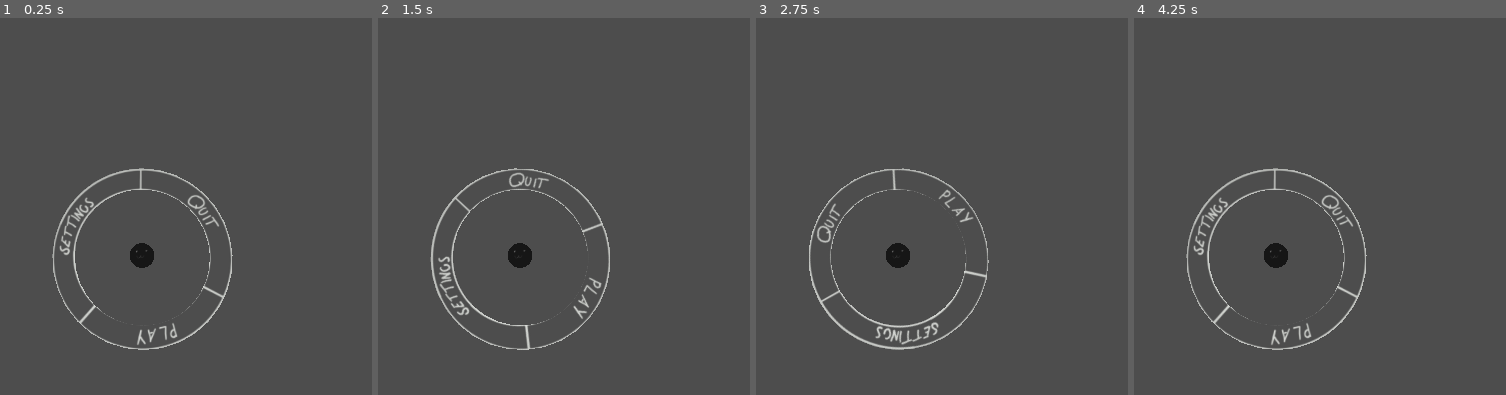
Above: before the commit, frames 1-4 (left to right).
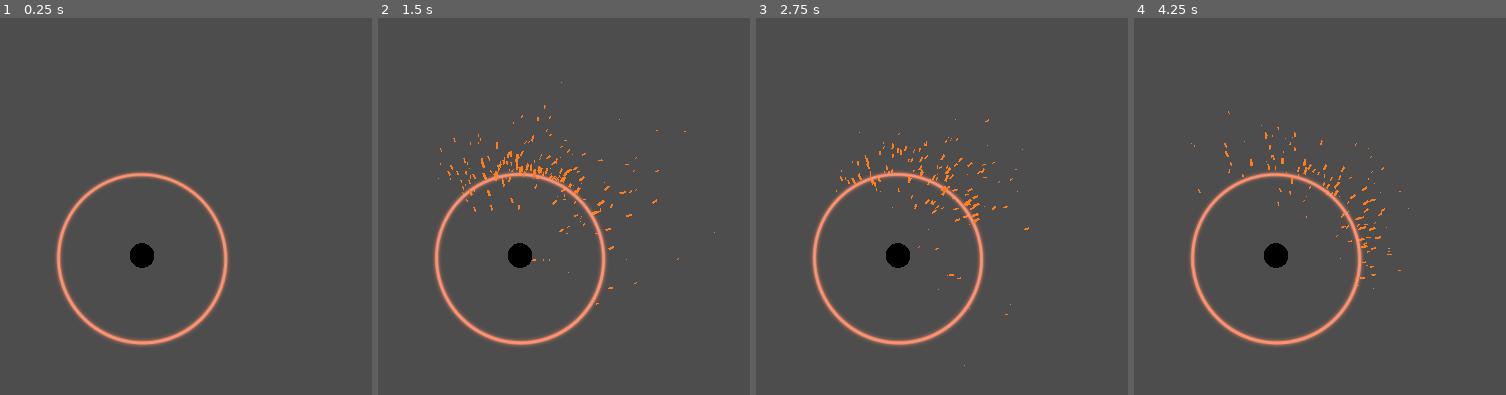
Above: after the commit, the same moments.

Repository: elpozewaunig/SacrilegiousTerminus
Game: Godot game, scene res://scenes/MainMenu/MainMenu.tscn
Two runs of this game, one before a commit and one after it. Both use one fixed random seed, a clock stepped at 60 frames per second and the inputs below. This scene is started directly instead of the project's main scene.
Inputs:
- Up to frame 1 (0.25 s): no input
- Up to frame 2 (1.5 s): tap Enter at 0.5 s; hold Right (input-right) 0.53-1.28 s; tap Down (input-before) at 0.6 s; hold A (input-left) from 1.28 s (still down); tap Space (input-next) at 1.35 s
- Up to frame 3 (2.75 s): release A (input-left) at 2.03 s; hold Right (input-right) from 2.03 s (still down); tap 1 (temporaryNewSpinCommand) at 2.1 s
- Up to frame 4 (4.25 s): tap Down (input-before) at 2.85 s; release Right (input-right) at 3.53 s; hold A (input-left) from 3.53 s (still down); tap Space (input-next) at 3.6 s

The runs differ from the first frame. In frame 1, 4.1% of the frame differs, in the area x 13-63%, y 39-89%; in frame 2, 4.8%, in the area x 13-91%, y 16-89%; in frame 3, 4.6%; in frame 4, 4.6%.

Commit message:
Wheeeeeze wheeel

Diff:
--- a/code/rotateToAngle.gd
+++ b/code/rotateToAngle.gd
@@ -3,6 +3,7 @@
 var goalRotationAngle: int = 0
 @export var segmentCount: int
 @export var T: int = 1
+@export var particle: Node3D
 var angleChange: float
 
 
@@ -14,20 +15,32 @@
 
 # Called every frame. 'delta' is the elapsed time since the previous frame.
 func _process(delta: float) -> void:
-
 	#rotate
 	if rotation_degrees.y < goalRotationAngle:
 		@warning_ignore("integer_division") # is intended
 		rotation_degrees.y += 360/T * delta
+		if not particle==null:
+			particle.get_child(1).emitting=true
 		if rotation_degrees.y > goalRotationAngle:
 			rotation_degrees.y = goalRotationAngle
+			if not particle==null:
+				particle.get_child(1).emitting=false
 	elif rotation_degrees.y > goalRotationAngle:
+		if not particle==null:
+			particle.get_child(1).emitting=true
 		@warning_ignore("integer_division") # is intended
 		rotation_degrees.y -= 360/T * delta
 		if rotation_degrees.y < goalRotationAngle:
 			rotation_degrees.y = goalRotationAngle
+			if not particle==null:
+				particle.get_child(1).emitting=false
+	else:
+		if not particle==null:
+			particle.get_child(1).emitting=false
 
 
+func turnOF():
+	particle.visible=false
 func changeAngle(changeToLeft: bool) -> void:
 	if changeToLeft:
 		@warning_ignore("narrowing_conversion") # is intended
--- a/scenes/FightScenes/TheChurch/TheChurch.tscn
+++ b/scenes/FightScenes/TheChurch/TheChurch.tscn
@@ -2,7 +2,7 @@
 
 [ext_resource type="Texture2D" uid="uid://0xx8lsd3qsf7" path="res://scenes/FightScenes/placeholders/14526816-strichmannchen-stickman-symbol-piktogramm-einfach-vektor-removebg-preview.png" id="2_t5gke"]
 [ext_resource type="ArrayMesh" uid="uid://qacqpw4p6l44" path="res://scenes/FightScenes/TheChurch/3DFront/Church1.obj" id="3_86ghy"]
-[ext_resource type="PackedScene" uid="uid://ccelpifkgb5xq" path="res://scenes/SpellCastWheel/SpellCastWheel.tscn" id="4_d7x5v"]
+[ext_resource type="PackedScene" uid="uid://ccelpifkgb5xq" path="res://scenes/SpellCastWheel/ManualWheel.tscn" id="4_d7x5v"]
 
 [sub_resource type="ProceduralSkyMaterial" id="ProceduralSkyMaterial_xoc00"]
 
--- a/scenes/FightScenes/TheCountrySide/TheCountrySide.tscn
+++ b/scenes/FightScenes/TheCountrySide/TheCountrySide.tscn
@@ -1,7 +1,7 @@
 [gd_scene load_steps=10 format=3 uid="uid://bihqmqmhy5qrk"]
 
 [ext_resource type="Texture2D" uid="uid://0xx8lsd3qsf7" path="res://scenes/FightScenes/placeholders/14526816-strichmannchen-stickman-symbol-piktogramm-einfach-vektor-removebg-preview.png" id="1_jmr8u"]
-[ext_resource type="PackedScene" uid="uid://ccelpifkgb5xq" path="res://scenes/SpellCastWheel/SpellCastWheel.tscn" id="2_2k6fj"]
+[ext_resource type="PackedScene" uid="uid://ccelpifkgb5xq" path="res://scenes/SpellCastWheel/ManualWheel.tscn" id="2_2k6fj"]
 [ext_resource type="Texture2D" uid="uid://c1jpuah8esq03" path="res://scenes/FightScenes/placeholders/tweet-shiraaa-picsart-02-06-06-47-29-removebg-preview.png" id="2_8jbw0"]
 [ext_resource type="Texture2D" uid="uid://btjnrke4c1pf3" path="res://scenes/FightScenes/TheMountain/Skybox/spacenopink.jpg" id="3_g3qk6"]
 [ext_resource type="ArrayMesh" uid="uid://doauu2not8aks" path="res://scenes/FightScenes/TheCountrySide/CountrySide1.obj" id="5_vwdhb"]
--- a/scenes/FightScenes/TheMountain/TheMountain.tscn
+++ b/scenes/FightScenes/TheMountain/TheMountain.tscn
@@ -3,7 +3,7 @@
 [ext_resource type="ArrayMesh" uid="uid://dgxd07skcrmye" path="res://scenes/FightScenes/TheMountain/3DFront/cliffside.obj" id="1_a22vp"]
 [ext_resource type="Texture2D" uid="uid://0xx8lsd3qsf7" path="res://scenes/FightScenes/placeholders/14526816-strichmannchen-stickman-symbol-piktogramm-einfach-vektor-removebg-preview.png" id="2_u43d2"]
 [ext_resource type="Texture2D" uid="uid://c1jpuah8esq03" path="res://scenes/FightScenes/placeholders/tweet-shiraaa-picsart-02-06-06-47-29-removebg-preview.png" id="3_1ijaa"]
-[ext_resource type="PackedScene" uid="uid://ccelpifkgb5xq" path="res://scenes/SpellCastWheel/SpellCastWheel.tscn" id="4_v1hvn"]
+[ext_resource type="PackedScene" uid="uid://ccelpifkgb5xq" path="res://scenes/SpellCastWheel/ManualWheel.tscn" id="4_v1hvn"]
 [ext_resource type="Material" uid="uid://di53o2e08jnik" path="res://scenes/FightScenes/TheMountain/Skybox/SpaceSkyBox.tres" id="5_x87l0"]
 [ext_resource type="Texture2D" uid="uid://clo06kexhsdk5" path="res://scenes/FightScenes/TheMountain/ParallaxLayerTexts/layer1.png" id="6_k1qaw"]
 [ext_resource type="Texture2D" uid="uid://bqessv6mtjusq" path="res://scenes/FightScenes/TheMountain/ParallaxLayerTexts/layer2.png" id="7_3qoeg"]
@@ -25,7 +25,7 @@
 [sub_resource type="CameraAttributesPractical" id="CameraAttributesPractical_nx174"]
 exposure_multiplier = 0.437
 
-[node name="TheRift" type="Node3D"]
+[node name="TheRift2" type="Node3D"]
 
 [node name="Camera3D" type="Camera3D" parent="."]
 transform = Transform3D(1, 0, 0, 0, 0.992546, -0.121869, 0, 0.121869, 0.992546, 0.23, 0.415, -0.435)
--- a/scenes/FightScenes/TheVillage/TheVillage.tscn
+++ b/scenes/FightScenes/TheVillage/TheVillage.tscn
@@ -1,7 +1,7 @@
 [gd_scene load_steps=11 format=3 uid="uid://cuwok6iq6ff7t"]
 
 [ext_resource type="Texture2D" uid="uid://0xx8lsd3qsf7" path="res://scenes/FightScenes/placeholders/14526816-strichmannchen-stickman-symbol-piktogramm-einfach-vektor-removebg-preview.png" id="1_s5lov"]
-[ext_resource type="PackedScene" uid="uid://ccelpifkgb5xq" path="res://scenes/SpellCastWheel/SpellCastWheel.tscn" id="3_7ijdh"]
+[ext_resource type="PackedScene" uid="uid://ccelpifkgb5xq" path="res://scenes/SpellCastWheel/ManualWheel.tscn" id="3_7ijdh"]
 [ext_resource type="Texture2D" uid="uid://btjnrke4c1pf3" path="res://scenes/FightScenes/TheMountain/Skybox/spacenopink.jpg" id="4_uygc6"]
 [ext_resource type="ArrayMesh" uid="uid://besrpbginhriq" path="res://scenes/FightScenes/TheVillage/3DFront/Village1.obj" id="5_ugspl"]
 [ext_resource type="Texture2D" uid="uid://txddjmwdrtoo" path="res://scenes/FightScenes/TheVillage/ParallaxLayerTexts/layer1.png" id="6_p8xve"]
--- a/scenes/MainMenu/MainMenu.tscn
+++ b/scenes/MainMenu/MainMenu.tscn
@@ -9,6 +9,8 @@
 
 [node name="SpotLight3D" type="SpotLight3D" parent="."]
 transform = Transform3D(1, 0, 0, 0, -0.092388, 0.995723, 0, -0.995723, -0.092388, 0, 4.25516, 0)
-light_energy = 15.222
+light_energy = 0.0
+spot_range = 2.14
 
 [node name="ManualWheel" parent="." instance=ExtResource("1_ewt1t")]
+transform = Transform3D(0.999998, -0.00133672, 0.00168208, 0.00133716, 0.999999, -0.000258805, -0.00168173, 0.00026106, 0.999999, -0.0096097, 0, 0.0048047)
--- /dev/null
+++ b/scenes/SpellCastWheel/Glow.tscn
@@ -0,0 +1,20 @@
+[gd_scene load_steps=4 format=3 uid="uid://cdn6b0jrpq862"]
+
+[sub_resource type="ProceduralSkyMaterial" id="ProceduralSkyMaterial_g0xk2"]
+sky_horizon_color = Color(0.720648, 0.722476, 0.728627, 1)
+ground_bottom_color = Color(0.497593, 0.435906, 0.36451, 1)
+ground_horizon_color = Color(0.720648, 0.722476, 0.728627, 1)
+
+[sub_resource type="Sky" id="Sky_jagpr"]
+sky_material = SubResource("ProceduralSkyMaterial_g0xk2")
+
+[sub_resource type="Environment" id="Environment_ydr4q"]
+background_mode = 2
+sky = SubResource("Sky_jagpr")
+tonemap_mode = 2
+glow_enabled = true
+
+[node name="Glow" type="Node3D"]
+
+[node name="WorldEnvironment" type="WorldEnvironment" parent="."]
+environment = SubResource("Environment_ydr4q")
--- a/scenes/SpellCastWheel/MainMenuWhell.tscn
+++ b/scenes/SpellCastWheel/MainMenuWhell.tscn
@@ -1,10 +1,10 @@
-[gd_scene load_steps=9 format=3 uid="uid://ceft1i1qvo4fl"]
+[gd_scene load_steps=8 format=3 uid="uid://ceft1i1qvo4fl"]
 
 [ext_resource type="Texture2D" uid="uid://deiwh6oq6lymh" path="res://scenes/SpellCastWheel/Material/SpellCastWheel_Texture.png" id="2_klja0"]
 [ext_resource type="ArrayMesh" uid="uid://cfkachmxoytgr" path="res://scenes/SpellCastWheel/Model/SpellCastwheel_center.obj" id="3_4hn4c"]
+[ext_resource type="Texture2D" uid="uid://cod5k6h5q11rd" path="res://assets/UI/circle.png" id="4_fd50j"]
 [ext_resource type="Script" path="res://code/rotateToAngle.gd" id="4_rik2f"]
-[ext_resource type="Texture2D" uid="uid://bl16jyy5oy70o" path="res://assets/UI/Play.png" id="4_rm2ac"]
-[ext_resource type="ArrayMesh" uid="uid://b427b71ukrqc6" path="res://scenes/SpellCastWheel/Model/SpellCastwheel_3.obj" id="7_7qfxp"]
+[ext_resource type="PackedScene" uid="uid://dee7mh3emdym1" path="res://scenes/SpellCastWheel/Particles.tscn" id="6_cgca7"]
 
 [sub_resource type="GDScript" id="GDScript_5rwoc"]
 script/source = "extends Node3D
@@ -34,8 +34,11 @@
 
 # Called every frame. 'delta' is the elapsed time since the previous frame.
 func _process(_delta: float) -> void:
+
+
 	# key-right turn right
 	if Input.is_action_just_pressed(\"input-right\"):
+
 		#print(\"right\")
 		rings[currentRingIndex].changeAngle(true)
 		shifts[currentRingIndex] += 1
@@ -43,6 +46,7 @@
 	# key-left turn left
 	if Input.is_action_just_pressed(\"input-left\"):
 		#print(\"left\")
+
 		rings[currentRingIndex].changeAngle(false)
 		shifts[currentRingIndex] -= 1
 		# shifts[currentRingIndex] could be less than 0 und mod is falash implementiert :(
@@ -75,10 +79,6 @@
 [sub_resource type="StandardMaterial3D" id="StandardMaterial3D_dg72n"]
 albedo_texture = ExtResource("2_klja0")
 
-[sub_resource type="StandardMaterial3D" id="StandardMaterial3D_wcw1o"]
-transparency = 1
-albedo_texture = ExtResource("4_rm2ac")
-
 [node name="ManualWheel" type="Node3D" node_paths=PackedStringArray("innerRing")]
 transform = Transform3D(1, 0, 0, 0, 1, 0, 0, 0, 1, -0.0096097, 0, 0.0048047)
 script = SubResource("GDScript_5rwoc")
@@ -91,11 +91,17 @@
 mesh = ExtResource("3_4hn4c")
 skeleton = NodePath("../..")
 
-[node name="3" type="Node3D" parent="Wheel"]
+[node name="3" type="Node3D" parent="Wheel" node_paths=PackedStringArray("particle")]
 script = ExtResource("4_rik2f")
 segmentCount = 3
+particle = NodePath("Particles")
 
-[node name="modelouter" type="MeshInstance3D" parent="Wheel/3"]
-material_override = SubResource("StandardMaterial3D_wcw1o")
-mesh = ExtResource("7_7qfxp")
-skeleton = NodePath("../../..")
+[node name="Sprite3D" type="Sprite3D" parent="Wheel/3"]
+transform = Transform3D(0.22, 0, 0, 0, -9.61651e-09, -0.22, 0, 0.22, -9.61651e-09, 0, 0, 0)
+modulate = Color(1, 0.578253, 0.445737, 1)
+texture = ExtResource("4_fd50j")
+
+[node name="Particles" parent="Wheel/3" instance=ExtResource("6_cgca7")]
+transform = Transform3D(1, 0, 0, 0, 1, 0, 0, 0, 1, -0.408029, 0, 0)
+mass = 0.001
+gravity_scale = 0.0
--- /dev/null
+++ b/scenes/SpellCastWheel/Particles.tscn
@@ -0,0 +1,79 @@
+[gd_scene load_steps=11 format=3 uid="uid://dee7mh3emdym1"]
+
+[sub_resource type="SphereShape3D" id="SphereShape3D_3vmtg"]
+
+[sub_resource type="Gradient" id="Gradient_wk8d5"]
+offsets = PackedFloat32Array(0, 0.981651)
+colors = PackedColorArray(0.66859, 0.246232, 0, 1, 0.960483, 0.698728, 0, 1)
+
+[sub_resource type="GradientTexture1D" id="GradientTexture1D_c1lic"]
+gradient = SubResource("Gradient_wk8d5")
+
+[sub_resource type="Curve" id="Curve_pqkbg"]
+max_value = 3.0
+bake_resolution = 106
+_data = [Vector2(0, 1.64835), 0.0, -0.870648, 0, 0, Vector2(1, 0), -0.9033, 0.0, 0, 0]
+point_count = 2
+
+[sub_resource type="CurveTexture" id="CurveTexture_af3c2"]
+curve = SubResource("Curve_pqkbg")
+
+[sub_resource type="Curve" id="Curve_1myjc"]
+_data = [Vector2(0, 1), 0.0, 0.0, 0, 0, Vector2(1, 0.318681), 0.0, 0.0, 0, 0]
+point_count = 2
+
+[sub_resource type="CurveTexture" id="CurveTexture_thxal"]
+curve = SubResource("Curve_1myjc")
+
+[sub_resource type="ParticleProcessMaterial" id="ParticleProcessMaterial_mctw1"]
+lifetime_randomness = 0.23
+inherit_velocity_ratio = 0.22
+direction = Vector3(0.9, 0.2, 0.6)
+spread = 129.512
+initial_velocity_min = 1.0
+initial_velocity_max = 5.0
+angular_velocity_min = -24.83
+angular_velocity_max = -24.83
+gravity = Vector3(0, 0, 0)
+linear_accel_min = -2.23517e-06
+linear_accel_max = -2.23517e-06
+scale_over_velocity_curve = SubResource("CurveTexture_af3c2")
+color = Color(0.735437, 0.253029, 2.88785e-07, 1)
+color_ramp = SubResource("GradientTexture1D_c1lic")
+hue_variation_min = -2.23517e-08
+hue_variation_max = -2.23517e-08
+turbulence_noise_strength = 0.23
+turbulence_noise_scale = 0.0
+turbulence_noise_speed = Vector3(0, 1, 0)
+turbulence_noise_speed_random = 0.04
+turbulence_initial_displacement_min = 1.49012e-06
+turbulence_initial_displacement_max = 1.49012e-06
+turbulence_influence_over_life = SubResource("CurveTexture_thxal")
+
+[sub_resource type="StandardMaterial3D" id="StandardMaterial3D_hb0gl"]
+metallic_specular = 0.0
+emission_enabled = true
+emission = Color(1, 0.489241, 0.117624, 1)
+
+[sub_resource type="PlaneMesh" id="PlaneMesh_iqj3q"]
+material = SubResource("StandardMaterial3D_hb0gl")
+size = Vector2(0.06, 0.02)
+
+[node name="Particles" type="RigidBody3D"]
+
+[node name="CollisionShape3D" type="CollisionShape3D" parent="."]
+shape = SubResource("SphereShape3D_3vmtg")
+disabled = true
+
+[node name="GPUParticles3D" type="GPUParticles3D" parent="."]
+transform = Transform3D(0.999998, 0.000392384, -0.00180762, -0.000392448, 1, -3.46779e-05, 0.0018076, 3.53943e-05, 0.999998, 1.41733, 0, 0)
+amount = 1000
+lifetime = 0.64
+interp_to_end = 0.01
+preprocess = 0.09
+speed_scale = 0.35
+fixed_fps = 60
+collision_base_size = 0.0
+trail_lifetime = 0.39
+process_material = SubResource("ParticleProcessMaterial_mctw1")
+draw_pass_1 = SubResource("PlaneMesh_iqj3q")
Binary file added: assets/UI/circle.png
Not shown, added: assets/UI/circle.png.import
